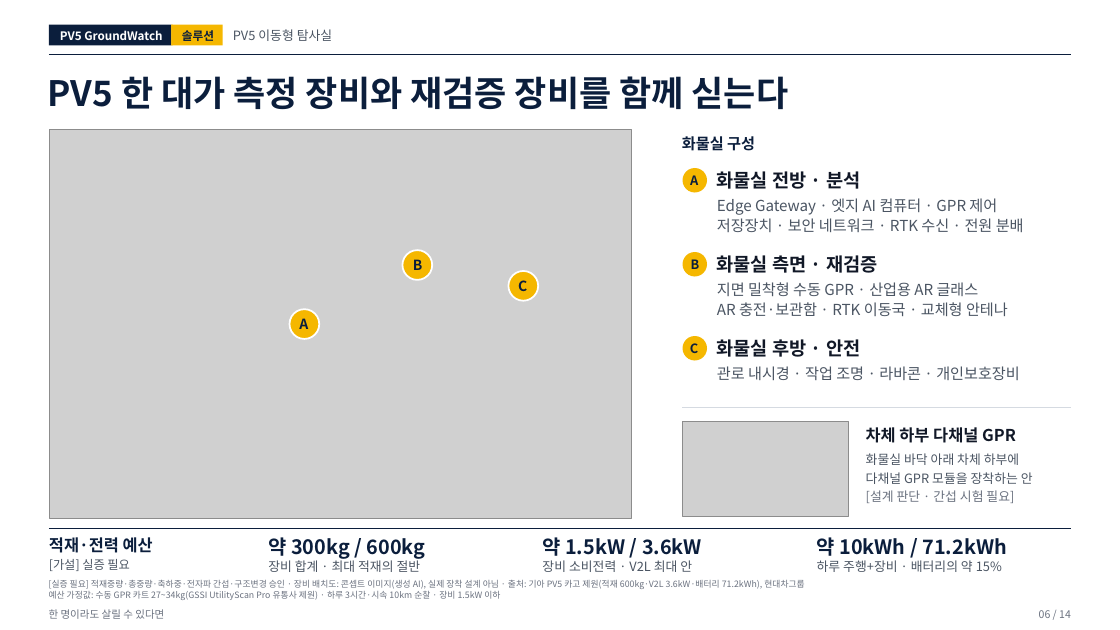
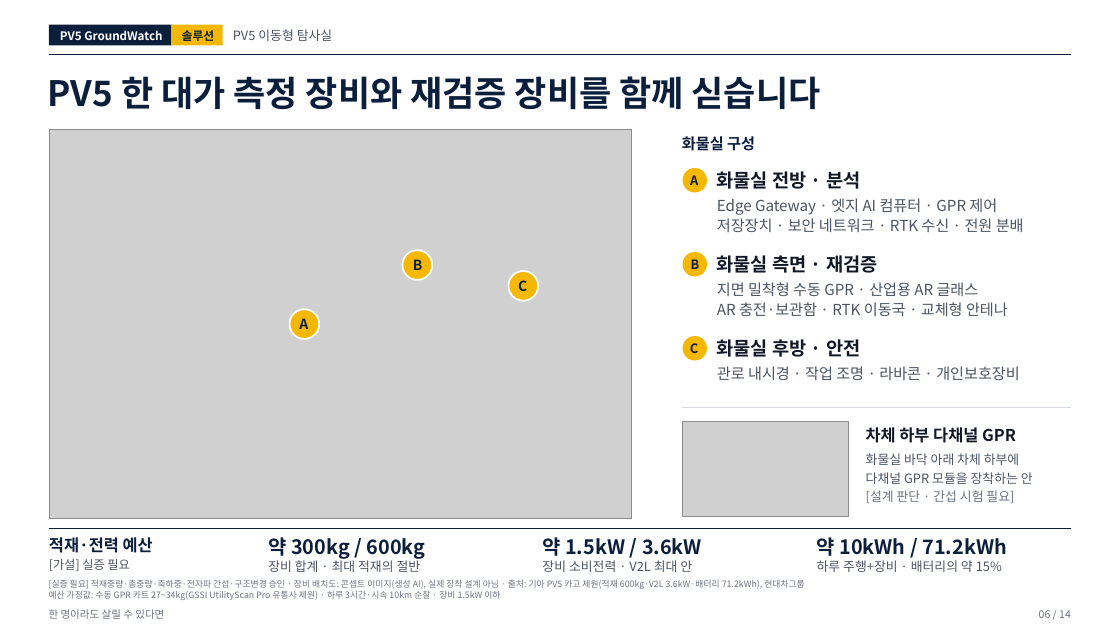
Before and after one commit to woojin-choe/pv5-hose-lab, a slide deck: slide 6 of ppt_all/PV5_GroundWatch_10_19.pptx. Drawn at 1120x630 pixels with LibreOffice and Linux fonts; fonts in the diff are those of the drawing; grey boxes stand for pictures. Boxes give left, top, right and bottom in pixels: in the first picture for what was removed or moved away, otherwise in the second. Text is boxed around its words. In the diff, an @@ line names an element or a change of style, - is before the commit and + after.

```diff
--- a/ppt_all/PV5_GroundWatch_10_19.pptx
+++ b/ppt_all/PV5_GroundWatch_10_19.pptx
@@ text at [48,76,821,109]: text changed @@
-PV5 한 대가 측정 장비와 재검증 장비를 함께 싣는다
+PV5 한 대가 측정 장비와 재검증 장비를 함께 싣습니다
```
Also in this commit, not shown: 11 other slides changed, 1 other file.
